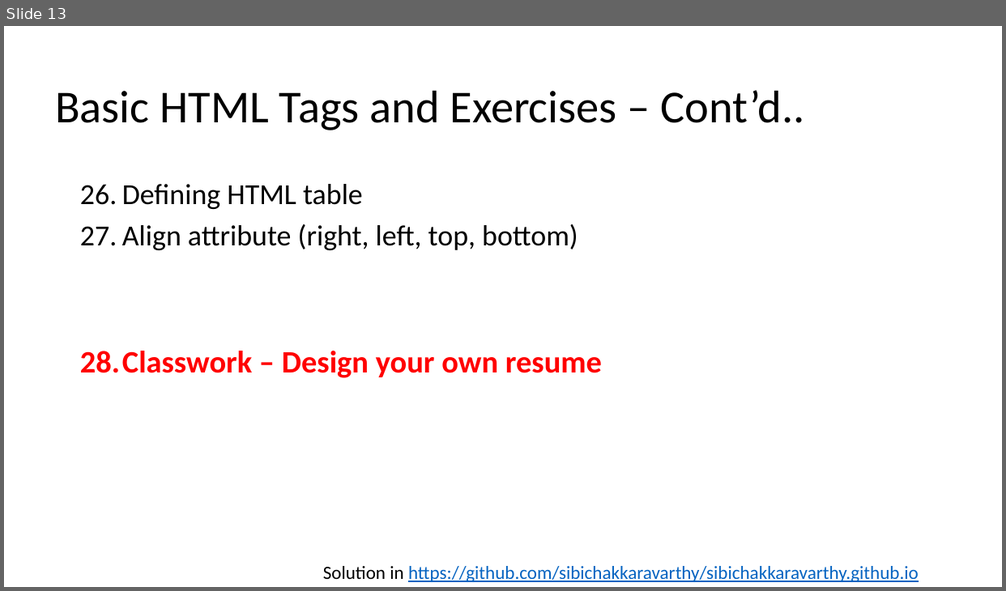
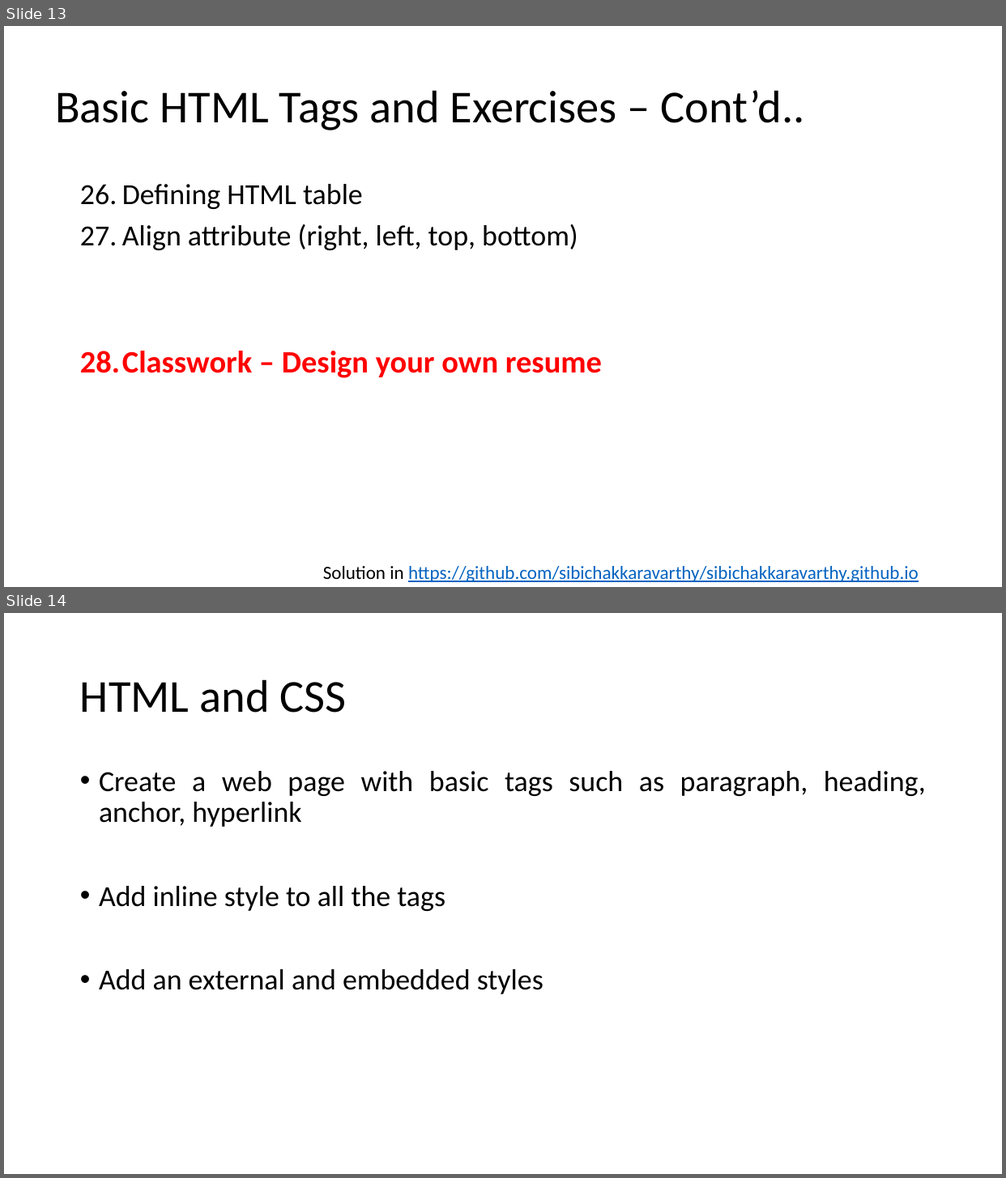
Before and after one commit to sibichakkaravarthy/CSE4004--WebTechnologies, a slide deck: WT_LAB.pptx. Shown one above the other, each under a label of ours: slide 13 before the commit, slides 13 and 14 after it. The pictures are 1006x591 and 1006x1178 pixels, drawn with LibreOffice and Linux fonts; fonts in the diff are those of the drawing. Boxes give left, top, right and bottom in pixels: in the first picture for what was removed or moved away, otherwise in the second. Text is boxed around its words. In the diff, an @@ line names an element or a change of style, - is before the commit and + after.

```diff
--- a/WT_LAB.pptx
+++ b/WT_LAB.pptx
@@ slide 14 added at (4, 613, 1002, 1174), background #FFFFFF @@
@@ title added at (80, 679, 346, 713), 44 pt, text #000000 @@
+HTML and CSS
@@ text added at (99, 771, 926, 995), 28 pt, text #000000 @@
+• Create a web page with basic tags such as paragraph, heading, anchor, hyperlink
+• Add inline style to all the tags
+• Add an external and embedded styles
```
Also in this commit, not shown: 1 slide changed, 4 other slides added, 1 slide removed.
